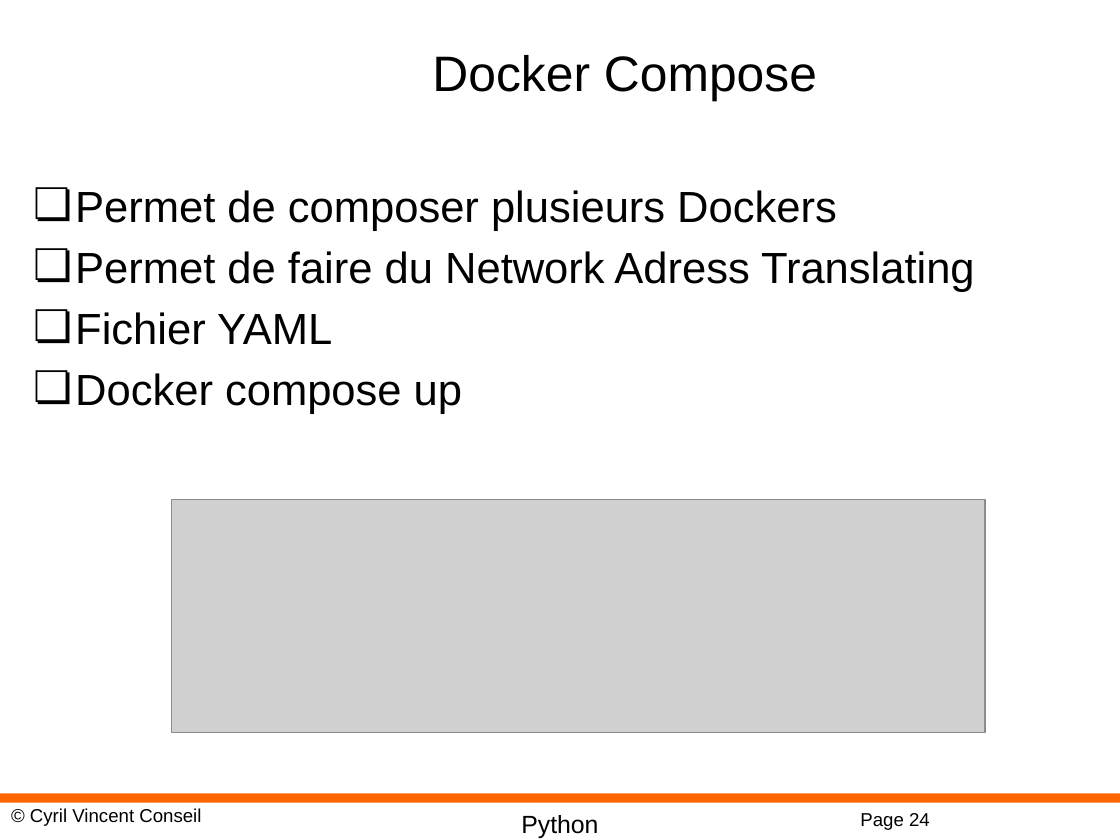
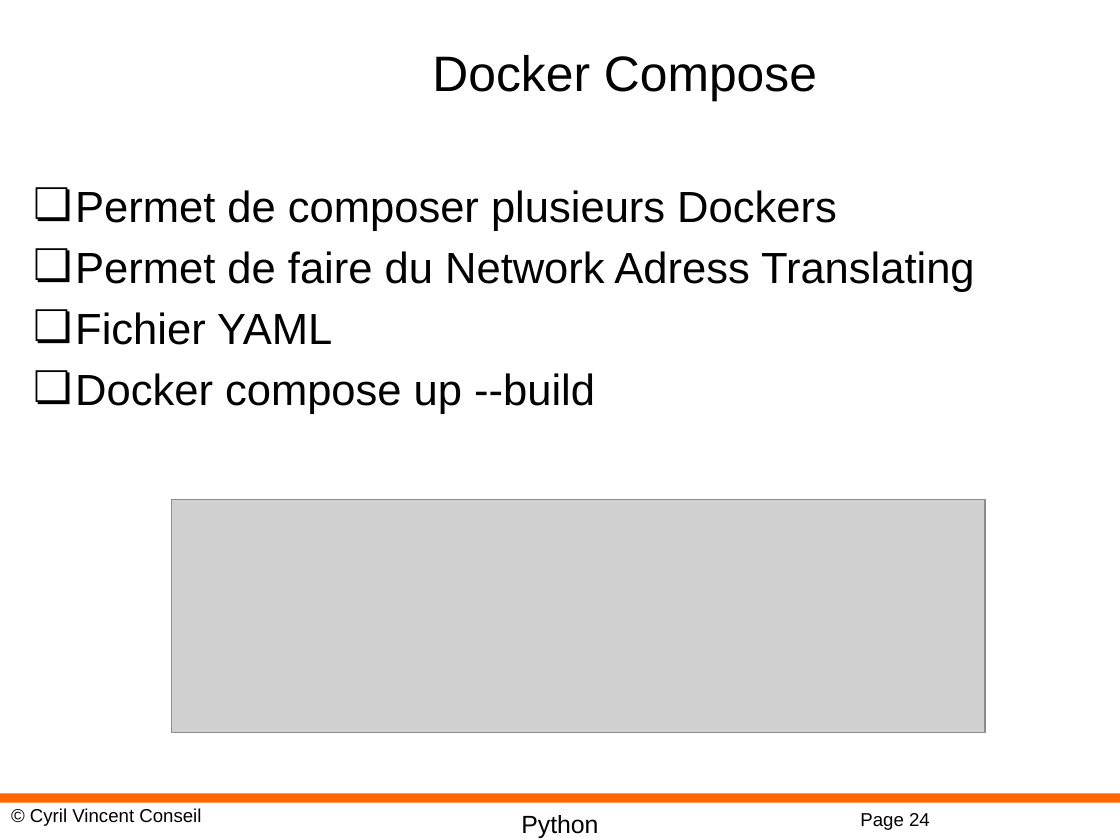
Before and after one commit to cyrilvincent/mlops, a slide deck: slide 24 of ppt/MLOps09-Container.pptx. Drawn at 1120x840 pixels with LibreOffice and Linux fonts; fonts in the diff are those of the drawing; grey boxes stand for pictures; background and template pictures are left out. Boxes give left, top, right and bottom in pixels: in the first picture for what was removed or moved away, otherwise in the second. Text is boxed around its words. In the diff, an @@ line names an element or a change of style, - is before the commit and + after.

```diff
--- a/ppt/MLOps09-Container.pptx
+++ b/ppt/MLOps09-Container.pptx
@@ text at (75,373,595,414): text changed @@
-❏ Docker compose up
+❏ Docker compose up --build
```
Also in this commit, not shown: 1 other slide changed, 17 other files.
